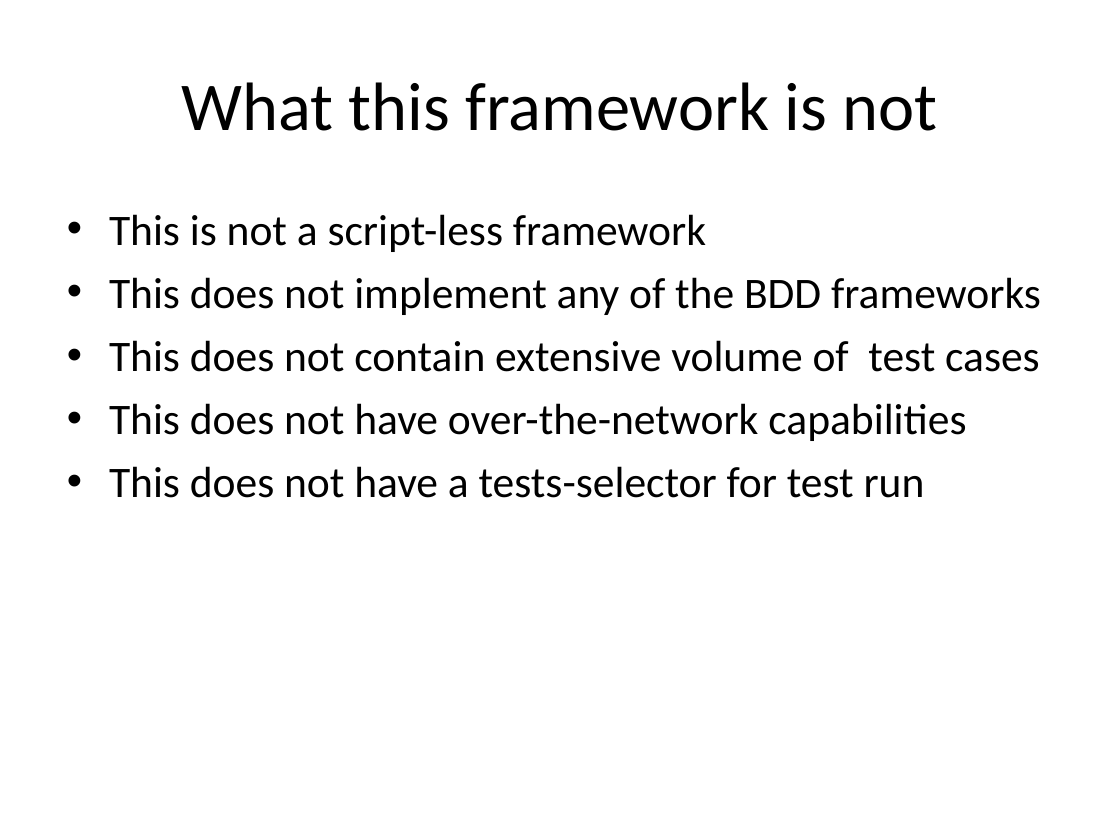
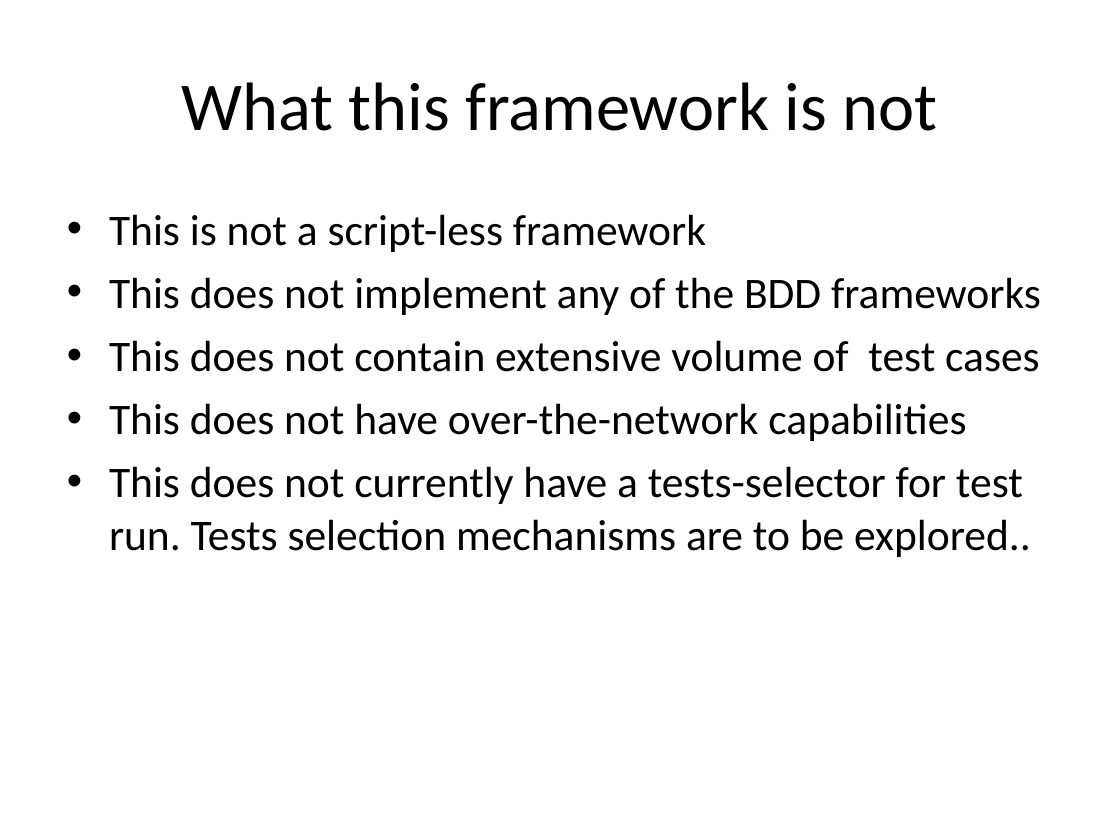
Before and after one commit to asudipto/selophane_InYetAnotherDemoProject, a slide deck: slide 4 of Selenium_NSE/Selenium 3 Framework.ppt. Drawn at 1120x840 pixels with LibreOffice and Linux fonts; fonts in the diff are those of the drawing. Boxes give left, top, right and bottom in pixels: in the first picture for what was removed or moved away, otherwise in the second. Text is boxed around its words. In the diff, an @@ line names an element or a change of style, - is before the commit and + after.

Commit message:
modified

```diff
--- a/Selenium_NSE/Selenium 3 Framework.ppt
+++ b/Selenium_NSE/Selenium 3 Framework.ppt
@@ text at (109, 466, 1031, 557): text changed @@
-• This does not have a tests-selector for test run
+• This does not currently have a tests-selector for test run. Tests selection mechanisms are to be explored..
```
Also in this commit, not shown: 1 other slide changed.
